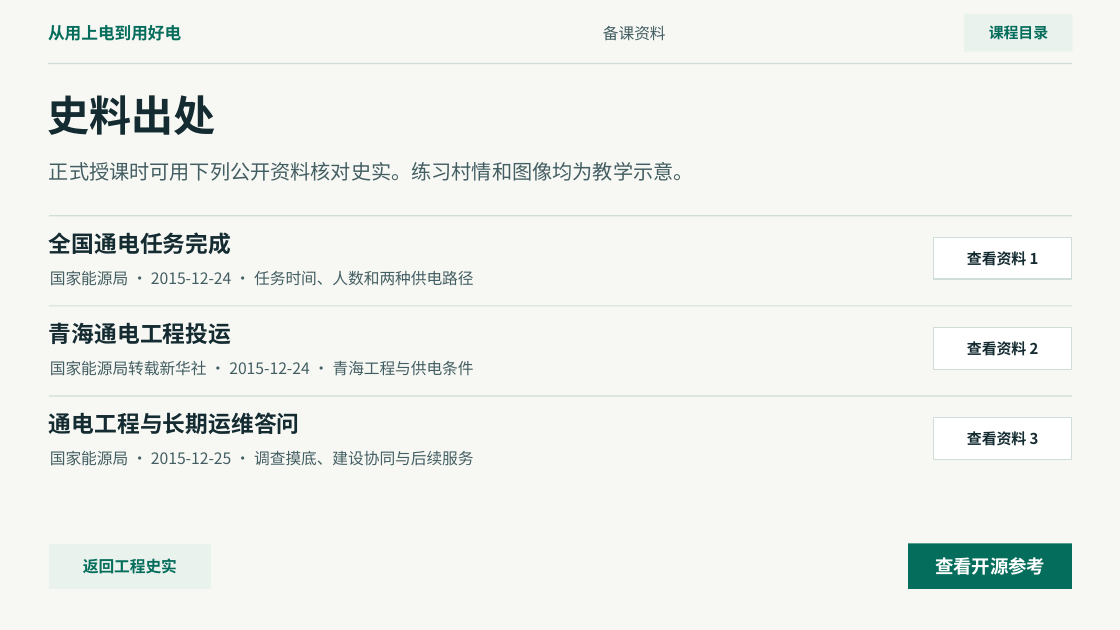
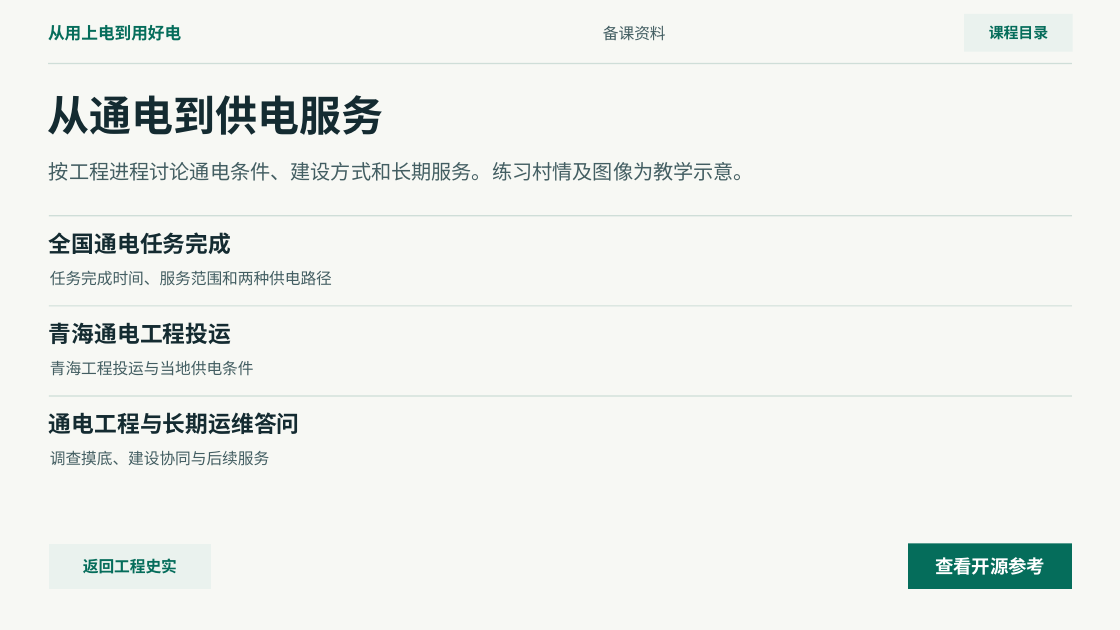
Before and after one commit to glyahh/VR-Teaching, a slide deck: slide 21 of 展示材料/演示文稿/沉浸式党课-通电案例教学工作台.pptx. Drawn at 1120x630 pixels with LibreOffice and Linux fonts; fonts in the diff are those of the drawing. Boxes give left, top, right and bottom in pixels: in the first picture for what was removed or moved away, otherwise in the second. Text is boxed around its words. In the diff, an @@ line names an element or a change of style, - is before the commit and + after.

```diff
--- a/展示材料/演示文稿/沉浸式党课-通电案例教学工作台.pptx
+++ b/展示材料/演示文稿/沉浸式党课-通电案例教学工作台.pptx
@@ text at (47,95,383,135): text changed @@
-史料出处
+从通电到供电服务
@@ text at (49,162,754,181): text changed @@
-正式授课时可用下列公开资料核对史实。练习村情和图像均为教学示意。
+按工程进程讨论通电条件、建设方式和长期服务。练习村情及图像为教学示意。
@@ rectangle removed at (933,237,1072,279) @@
-查看资料 1
@@ text at (50,270,332,286): text changed @@
-国家能源局 · 2015-12-24 · 任务时间、人数和两种供电路径
+任务完成时间、服务范围和两种供电路径
@@ rectangle removed at (933,328,1072,370) @@
-查看资料 2
@@ text at (50,361,254,376): text changed @@
-国家能源局转载新华社 · 2015-12-24 · 青海工程与供电条件
+青海工程投运与当地供电条件
@@ rectangle removed at (933,418,1072,460) @@
-查看资料 3
@@ text at (50,451,269,466): text changed @@
-国家能源局 · 2015-12-25 · 调查摸底、建设协同与后续服务
+调查摸底、建设协同与后续服务
```
Also in this commit, not shown: 1 other slide changed, 9 other files.
